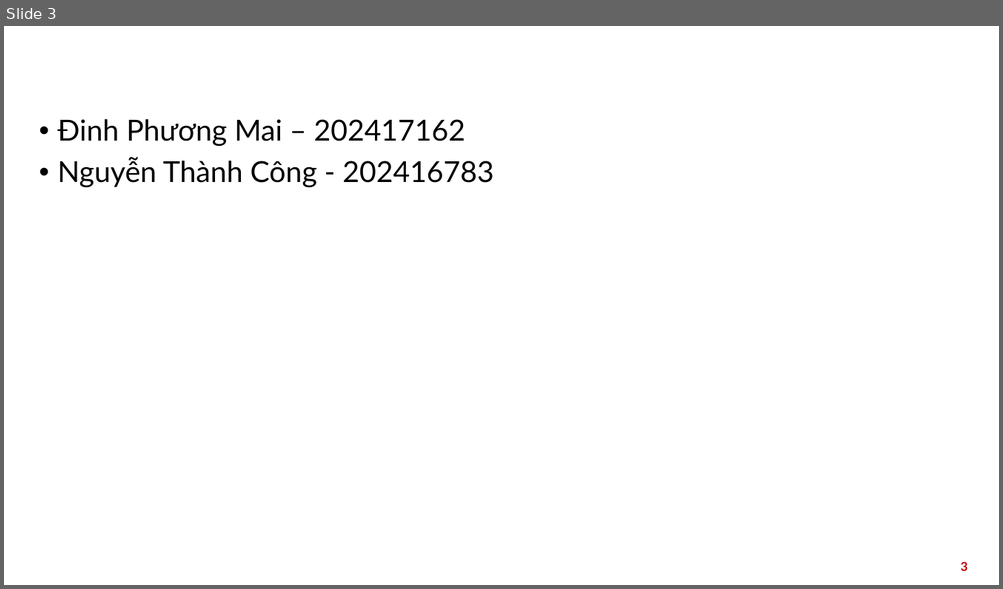
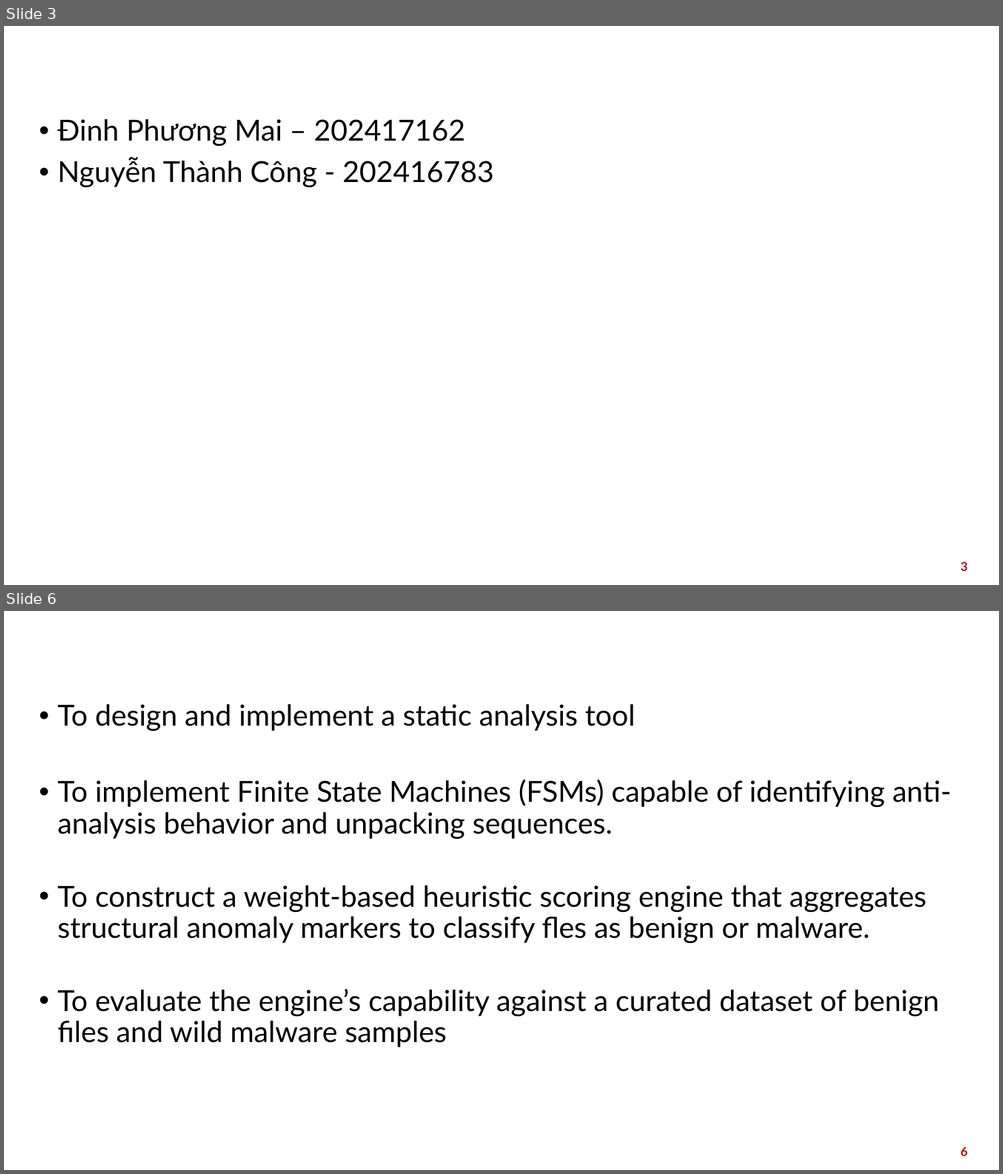
Before and after one commit to CrossXma/Project_I.20252, a slide deck: report/Slide.pptx. Shown one above the other, each under a label of ours: slide 3 before the commit, slides 3 and 6 after it; the slides between them are not shown. The pictures are 1003x589 and 1003x1174 pixels, drawn with LibreOffice and Linux fonts; fonts in the diff are those of the drawing; background and template pictures are left out. Boxes give left, top, right and bottom in pixels: in the first picture for what was removed or moved away, otherwise in the second. Text is boxed around its words. In the diff, an @@ line names an element or a change of style, - is before the commit and + after.

```diff
--- a/report/Slide.pptx
+++ b/report/Slide.pptx
@@ slide 6 added at [4, 611, 999, 1170], background picture (left out) @@
@@ title added at [31, 620, 971, 655], 28 pt, text #FFFFFF, bold @@
+0. Background - Objective
@@ text added at [57, 704, 951, 1048], 28 pt, text #000000 @@
+• To design and implement a static analysis tool
+• To implement Finite State Machines (FSMs) capable of identifying anti-analysis behavior and unpacking sequences.
+• To construct a weight-based heuristic scoring engine that aggregates structural anomaly markers to classify fles as benign or malware.
+• To evaluate the engine’s capability against a curated dataset of benign files and wild malware samples
@@ page number added at [960, 1147, 967, 1156], 12 pt, text #C00000, bold @@
+6
```
Also in this commit, not shown: 2 slides changed, 3 other slides added, 2 other files.
